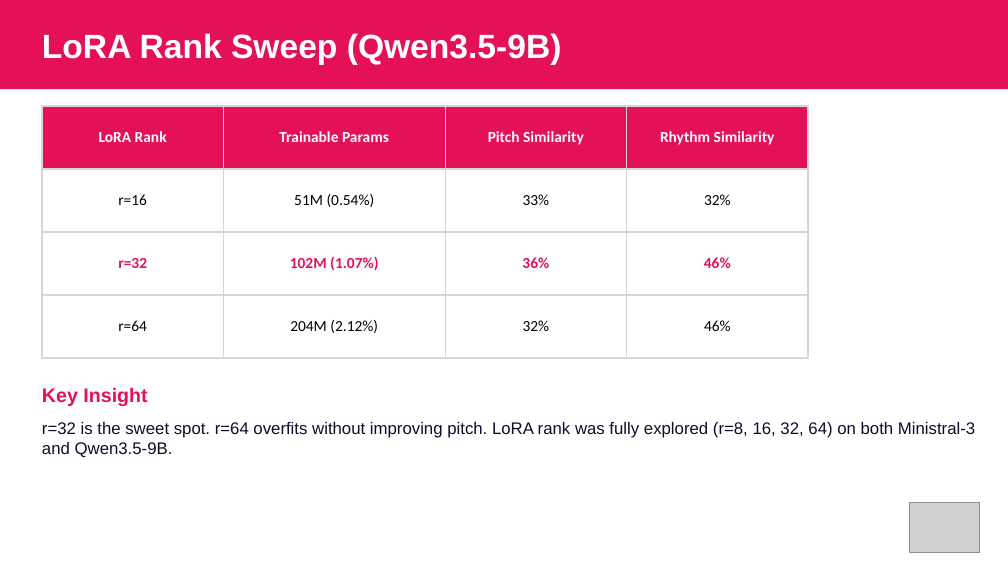
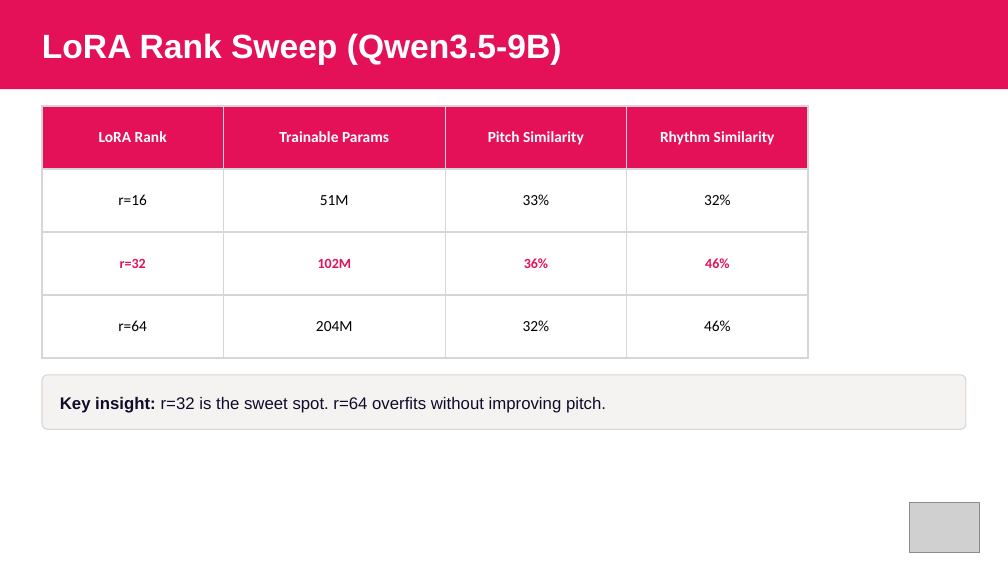
Before and after one commit to kungfuai/CVlization, a slide deck: slide 9 of examples/perception/optical_music_recognition/slides-omr-mxc/omr-mxc-results.pptx (slide 16 before the commit). Drawn at 1008x567 pixels with LibreOffice and Linux fonts; fonts in the diff are those of the drawing; grey boxes stand for pictures. Boxes give left, top, right and bottom in pixels: in the first picture for what was removed or moved away, otherwise in the second. Text is boxed around its words. In the diff, an @@ line names an element or a change of style, - is before the commit and + after.

```diff
--- a/examples/perception/optical_music_recognition/slides-omr-mxc/omr-mxc-results.pptx
+++ b/examples/perception/optical_music_recognition/slides-omr-mxc/omr-mxc-results.pptx
@@ table at box(42, 106, 808, 358) @@
-row 2, column 2: 51M (0.54%)
+row 2, column 2: 51M
-row 3, column 2: 102M (1.07%)
+row 3, column 2: 102M
-row 4, column 2: 204M (2.12%)
+row 4, column 2: 204M
@@ size 11 to 10 pt in "r=32", "36%", "46%" @@
@@ text in rounded rectangle at box(42, 387, 147, 406): text removed @@
-Key Insight
@@ rounded rectangle: place and size @@
-rounded rectangle at box(42, 387, 147, 406)
+rounded rectangle at box(42, 375, 967, 429)
@@ rounded rectangle at box(42, 375, 967, 429): fill none to #F5F3F2; outline none to #D9D5D2 0.75 pt @@
@@ text at box(60, 397, 606, 413): text changed @@
-r=32 is the sweet spot. r=64 overfits without improving pitch. LoRA rank was fully explored (r=8, 16, 32, 64) on both Ministral-3 and Qwen3.5-9B.
+Key insight: r=32 is the sweet spot. r=64 overfits without improving pitch.
```
Also in this commit, not shown: 8 other slides changed, 7 slides removed, 31 other files.
